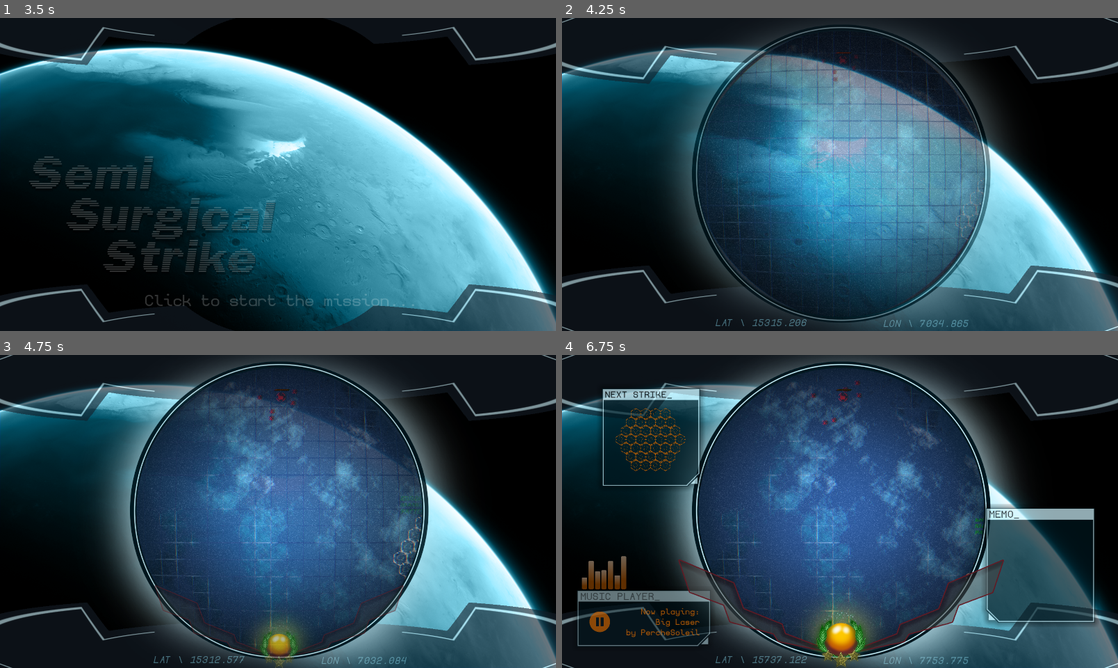
Above: before the commit, frames 1-4 (two rows, left to right).
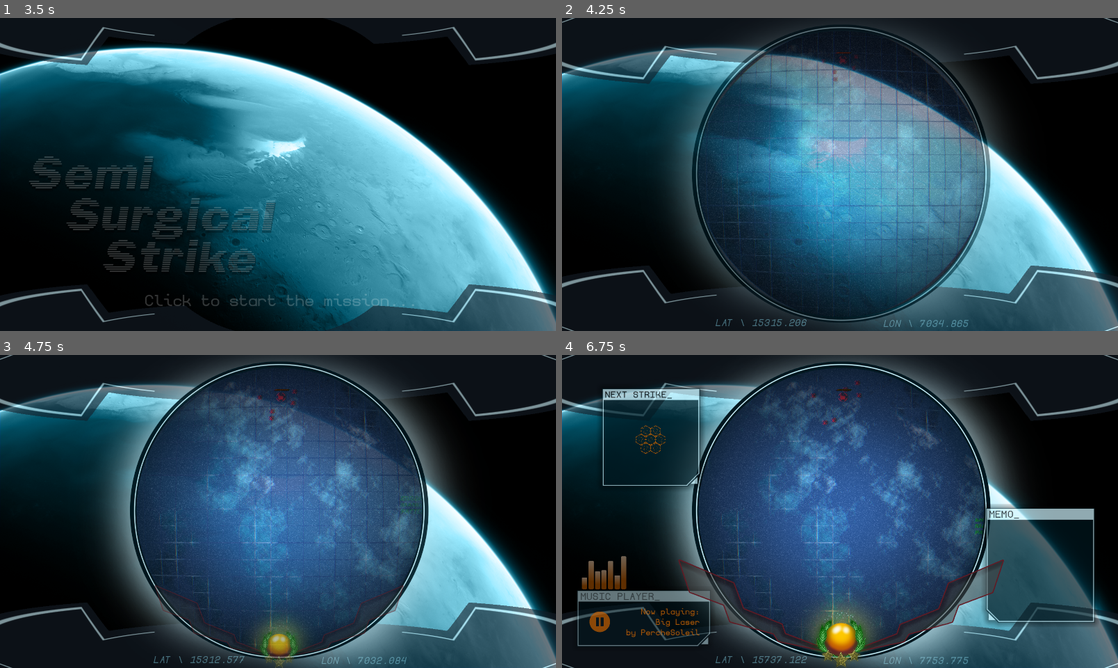
Above: after the commit, the same moments.

Repository: Rheyles/Semi-Surgical-Strike---GMTK2024
Game: Godot game, scene res://Scenes/main/main.tscn
The game is run twice, just before and just after one commit, with the same random seed, the same clock (stepped at 60 frames per second) and the same inputs.
Inputs (mouse positions are in pixels of both pictures, inside the frame that each line leads up to):
- Up to frame 1 (3.5 s): move the mouse to (400, 158) at 0.52 s; click (400, 158) at 0.6 s; move the mouse to (166, 190) at 1.27 s; click (166, 190) at 1.35 s; tap Enter at 2, 2.75 s; move the mouse to (333, 105) at 2.02 s; right-click (333, 105) at 2.1 s; click (333, 105) at 2.3 s; move the mouse to (250, 237) at 2.77 s; tap Mouse wheel down (Rotate_Down) at 2.85 s; click (250, 237) at 3.05 s
- Up to frame 2 (4.25 s): tap Enter at 3.5 s; move the mouse to (1006, 221) at 3.52 s; tap Mouse wheel up (Rotate_Up) at 3.6 s; click (1006, 221) at 3.8 s
- Up to frame 3 (4.75 s): move the mouse to (444, 558) at 4.27 s; click (444, 558) at 4.35 s
- Up to frame 4 (6.75 s): move the mouse to (1017, 558) at 5.02 s; click (1017, 558) at 5.1 s; tap Space at 5.75 s; move the mouse to (1012, 570) at 5.77 s; right-click (1012, 570) at 5.85 s; click (1012, 570) at 6.05 s; move the mouse to (1017, 583) at 6.52 s; tap Mouse wheel down (Rotate_Down) at 6.6 s

Frame 1 is identical in both runs. In frame 2, 0.1% of the frame differs, in the area x 70-76%, y 51-72%; in frame 3, 0.2%; in frame 4, 0.5%, in the area x 9-75%, y 16-72%.

Commit message:
add sound systeme for canon 1st step + first shoot is the little one

Diff:
--- a/Scenes/Canon/canon.gd
+++ b/Scenes/Canon/canon.gd
@@ -3,9 +3,15 @@
 @onready var click_timer = $ClickTimer
 @onready var error_text=$"Canon UI/Label"
 @onready var caution_text=$"Canon UI/Label2"
+@onready var sound_player=$AudioStreamPlayer
+
 @export var map_disto: ColorRect
 @export var laserLight : Light2D
 @export var next_pattern_visual : Control
+
+@export var canon_shoot_sound : Resource
+@export var canon_impact_sound : Resource
+@export var canon_reload_sound : Resource
 
 var canonNode_array = []
 
@@ -87,6 +93,7 @@
 				error_text.text = "... ERROR"
 			ready_to_shoot = true
 			reload_timer = 0
+			sound_play(canon_reload_sound)
 			for hex in canonNode_array.size():
 				canonNode_array[hex].get_node("Sprite2D").modulate = Color.WHITE
 
@@ -120,11 +127,12 @@
 
 func _CanonActivation():
 
-#VFX au clic :
+#VFX & SFX au clic :
 	EVENTS.emit_signal("set_shake")
 	var energy = get_tree().create_tween()
 	energy.tween_property(laserLight,"energy", 9.5,0.1)
 	energy.tween_property(laserLight,"energy", 0,0.2)
+	sound_play(canon_shoot_sound)
 
 #Setup et Delay avant le tir
 	move_tween.kill()
@@ -132,6 +140,7 @@
 	follow_mouse = false
 	await  get_tree().create_timer(impact_delay).timeout
 #Call activate canonNode shoot function
+	sound_play(canon_impact_sound)
 	for hex in canonNode_array.size():
 		if canonNode_array[hex].visible == true:
 			canonNode_array[hex].nodeShoot()
@@ -139,7 +148,6 @@
 	shader_disto_toggle(true)
 	error_text._start(2,6,false)
 	caution_text._start(2,6,false)
-#SFX
 
 # End state
 	follow_mouse = true;
@@ -204,6 +212,10 @@
 	EVENTS.start_battlefield.emit()
 	first_shoot = false
 
+func sound_play(stream : AudioStream):
+	sound_player.stream = stream
+	sound_player.play()
+
 #func upgrade_canon(level : int):
 	#if level == 1:
 		#for hex in canonNode_array.size():
--- a/Scenes/Canon/canon.tscn
+++ b/Scenes/Canon/canon.tscn
@@ -1,12 +1,18 @@
-[gd_scene load_steps=5 format=3 uid="uid://puw8u16e2oqa"]
+[gd_scene load_steps=8 format=3 uid="uid://puw8u16e2oqa"]
 
 [ext_resource type="Script" path="res://Scenes/Canon/canon.gd" id="1_djkmq"]
+[ext_resource type="AudioStream" uid="uid://c5qhh0g5nqdum" path="res://Ressources/Sounds/Placeholders/minecraft-fireworks.wav" id="2_df7xa"]
 [ext_resource type="PackedScene" uid="uid://cujjyy8hd6kjk" path="res://Scenes/Canon/canon_node.tscn" id="2_ukktj"]
 [ext_resource type="Script" path="res://Scenes/Canon/TextVFX.gd" id="3_3bues"]
 [ext_resource type="FontFile" uid="uid://bxno7c1h1ee5j" path="res://Ressources/Fonts/Linebeam.ttf" id="3_7fwto"]
+[ext_resource type="AudioStream" uid="uid://xi2rt3ax8cyk" path="res://Ressources/Sounds/Megaton Near 003.wav" id="3_c68wa"]
+[ext_resource type="AudioStream" uid="uid://dvkgim1xpsm0b" path="res://Ressources/Sounds/Placeholders/win.wav" id="4_2vr8l"]
 
 [node name="Canon" type="Node2D"]
 script = ExtResource("1_djkmq")
+canon_shoot_sound = ExtResource("2_df7xa")
+canon_impact_sound = ExtResource("3_c68wa")
+canon_reload_sound = ExtResource("4_2vr8l")
 
 [node name="Node_Container" type="Node2D" parent="."]
 z_index = 10
@@ -46,168 +52,198 @@
 offset_bottom = -55.0
 
 [node name="LaserNode8" parent="Node_Container" instance=ExtResource("2_ukktj")]
+visible = false
 offset_left = -475.0
 offset_right = -285.0
 
 [node name="LaserNode9" parent="Node_Container" instance=ExtResource("2_ukktj")]
+visible = false
 offset_left = -380.0
 offset_top = 55.0
 offset_right = -190.0
 offset_bottom = 275.0
 
 [node name="LaserNode10" parent="Node_Container" instance=ExtResource("2_ukktj")]
+visible = false
 offset_left = -380.0
 offset_top = -275.0
 offset_right = -190.0
 offset_bottom = -55.0
 
 [node name="LaserNode11" parent="Node_Container" instance=ExtResource("2_ukktj")]
+visible = false
 offset_left = 190.0
 offset_top = -275.0
 offset_right = 380.0
 offset_bottom = -53.0
 
 [node name="LaserNode12" parent="Node_Container" instance=ExtResource("2_ukktj")]
+visible = false
 offset_left = 190.0
 offset_top = 55.0
 offset_right = 380.0
 offset_bottom = 275.0
 
 [node name="LaserNode13" parent="Node_Container" instance=ExtResource("2_ukktj")]
+visible = false
 offset_left = 285.0
 offset_right = 475.0
 
 [node name="LaserNode14" parent="Node_Container" instance=ExtResource("2_ukktj")]
+visible = false
 offset_top = -440.0
 offset_bottom = -220.0
 
 [node name="LaserNode15" parent="Node_Container" instance=ExtResource("2_ukktj")]
+visible = false
 offset_left = 95.0
 offset_top = -440.0
 offset_right = 285.0
 offset_bottom = -220.0
 
 [node name="LaserNode16" parent="Node_Container" instance=ExtResource("2_ukktj")]
+visible = false
 offset_left = -285.0
 offset_top = -440.0
 offset_right = -95.0
 offset_bottom = -220.0
 
 [node name="LaserNode17" parent="Node_Container" instance=ExtResource("2_ukktj")]
+visible = false
 offset_top = 220.0
 offset_bottom = 440.0
 
 [node name="LaserNode18" parent="Node_Container" instance=ExtResource("2_ukktj")]
+visible = false
 offset_left = 95.0
 offset_top = 220.0
 offset_right = 285.0
 offset_bottom = 440.0
 
 [node name="LaserNode19" parent="Node_Container" instance=ExtResource("2_ukktj")]
+visible = false
 offset_left = -285.0
 offset_top = 220.0
 offset_right = -95.0
 offset_bottom = 440.0
 
 [node name="LaserNode20" parent="Node_Container" instance=ExtResource("2_ukktj")]
+visible = false
 offset_left = -665.0
 offset_right = -475.0
 
 [node name="LaserNode21" parent="Node_Container" instance=ExtResource("2_ukktj")]
+visible = false
 offset_left = -570.0
 offset_top = 55.0
 offset_right = -380.0
 offset_bottom = 275.0
 
 [node name="LaserNode22" parent="Node_Container" instance=ExtResource("2_ukktj")]
+visible = false
 offset_left = -570.0
 offset_top = -275.0
 offset_right = -380.0
 offset_bottom = -55.0
 
 [node name="LaserNode23" parent="Node_Container" instance=ExtResource("2_ukktj")]
+visible = false
 offset_left = -475.0
 offset_top = -440.0
 offset_right = -285.0
 offset_bottom = -220.0
 
 [node name="LaserNode24" parent="Node_Container" instance=ExtResource("2_ukktj")]
+visible = false
 offset_left = -475.0
 offset_top = 220.0
 offset_right = -285.0
 offset_bottom = 440.0
 
 [node name="LaserNode25" parent="Node_Container" instance=ExtResource("2_ukktj")]
+visible = false
 offset_left = 380.0
 offset_top = -275.0
 offset_right = 570.0
 offset_bottom = -53.0
 
 [node name="LaserNode26" parent="Node_Container" instance=ExtResource("2_ukktj")]
+visible = false
 offset_left = 380.0
 offset_top = 55.0
 offset_right = 570.0
 offset_bottom = 275.0
 
 [node name="LaserNode27" parent="Node_Container" instance=ExtResource("2_ukktj")]
+visible = false
 offset_left = 475.0
 offset_right = 665.0
 
 [node name="LaserNode28" parent="Node_Container" instance=ExtResource("2_ukktj")]
+visible = false
 offset_left = 285.0
 offset_top = -440.0
 offset_right = 475.0
 offset_bottom = -220.0
 
 [node name="LaserNode29" parent="Node_Container" instance=ExtResource("2_ukktj")]
+visible = false
 offset_left = 285.0
 offset_top = 220.0
 offset_right = 475.0
 offset_bottom = 440.0
 
 [node name="LaserNode30" parent="Node_Container" instance=ExtResource("2_ukktj")]
+visible = false
 offset_left = 0.0
 offset_top = 385.0
 offset_right = 190.0
 offset_bottom = 605.0
 
 [node name="LaserNode31" parent="Node_Container" instance=ExtResource("2_ukktj")]
+visible = false
 offset_left = -190.0
 offset_top = 385.0
 offset_right = 0.0
 offset_bottom = 605.0
 
 [node name="LaserNode32" parent="Node_Container" instance=ExtResource("2_ukktj")]
+visible = false
 offset_left = -380.0
 offset_top = 385.0
 offset_right = -190.0
 offset_bottom = 605.0
 
 [node name="LaserNode33" parent="Node_Container" instance=ExtResource("2_ukktj")]
+visible = false
 offset_left = 190.0
 offset_top = 385.0
 offset_right = 380.0
 offset_bottom = 605.0
 
 [node name="LaserNode34" parent="Node_Container" instance=ExtResource("2_ukktj")]
+visible = false
 offset_left = 0.0
 offset_top = -605.0
 offset_right = 190.0
 offset_bottom = -385.0
 
 [node name="LaserNode35" parent="Node_Container" instance=ExtResource("2_ukktj")]
+visible = false
 offset_left = -190.0
 offset_top = -605.0
 offset_right = 0.0
 offset_bottom = -385.0
 
 [node name="LaserNode36" parent="Node_Container" instance=ExtResource("2_ukktj")]
+visible = false
 offset_left = -380.0
 offset_top = -605.0
 offset_right = -190.0
 offset_bottom = -385.0
 
 [node name="LaserNode37" parent="Node_Container" instance=ExtResource("2_ukktj")]
+visible = false
 offset_left = 190.0
 offset_top = -605.0
 offset_right = 380.0
@@ -215,6 +251,9 @@
 
 [node name="ClickTimer" type="Timer" parent="."]
 wait_time = 0.3
+
+[node name="AudioStreamPlayer" type="AudioStreamPlayer" parent="."]
+volume_db = -2.644
 
 [node name="Canon UI" type="Control" parent="."]
 layout_mode = 3
--- a/Scenes/Next_pattern_visual/next_pattern_visual.tscn
+++ b/Scenes/Next_pattern_visual/next_pattern_visual.tscn
@@ -52,169 +52,199 @@
 offset_bottom = -55.0
 
 [node name="LaserNode8" parent="Node_Container" instance=ExtResource("1_6uye3")]
+visible = false
 offset_left = -475.0
 offset_right = -285.0
 
 [node name="LaserNode9" parent="Node_Container" instance=ExtResource("1_6uye3")]
+visible = false
 offset_left = -380.0
 offset_top = 55.0
 offset_right = -190.0
 offset_bottom = 275.0
 
 [node name="LaserNode10" parent="Node_Container" instance=ExtResource("1_6uye3")]
+visible = false
 offset_left = -380.0
 offset_top = -275.0
 offset_right = -190.0
 offset_bottom = -55.0
 
 [node name="LaserNode11" parent="Node_Container" instance=ExtResource("1_6uye3")]
+visible = false
 offset_left = 190.0
 offset_top = -275.0
 offset_right = 380.0
 offset_bottom = -53.0
 
 [node name="LaserNode12" parent="Node_Container" instance=ExtResource("1_6uye3")]
+visible = false
 offset_left = 190.0
 offset_top = 55.0
 offset_right = 380.0
 offset_bottom = 275.0
 
 [node name="LaserNode13" parent="Node_Container" instance=ExtResource("1_6uye3")]
+visible = false
 offset_left = 285.0
 offset_right = 475.0
 
 [node name="LaserNode14" parent="Node_Container" instance=ExtResource("1_6uye3")]
+visible = false
 offset_top = -440.0
 offset_bottom = -220.0
 
 [node name="LaserNode15" parent="Node_Container" instance=ExtResource("1_6uye3")]
+visible = false
 offset_left = 95.0
 offset_top = -440.0
 offset_right = 285.0
 offset_bottom = -220.0
 
 [node name="LaserNode16" parent="Node_Container" instance=ExtResource("1_6uye3")]
+visible = false
 offset_left = -285.0
 offset_top = -440.0
 offset_right = -95.0
 offset_bottom = -220.0
 
 [node name="LaserNode17" parent="Node_Container" instance=ExtResource("1_6uye3")]
+visible = false
 offset_top = 220.0
 offset_bottom = 440.0
 
 [node name="LaserNode18" parent="Node_Container" instance=ExtResource("1_6uye3")]
+visible = false
 offset_left = 95.0
 offset_top = 220.0
 offset_right = 285.0
 offset_bottom = 440.0
 
 [node name="LaserNode19" parent="Node_Container" instance=ExtResource("1_6uye3")]
+visible = false
 offset_left = -285.0
 offset_top = 220.0
 offset_right = -95.0
 offset_bottom = 440.0
 
 [node name="LaserNode20" parent="Node_Container" instance=ExtResource("1_6uye3")]
+visible = false
 offset_left = -665.0
 offset_right = -475.0
 
 [node name="LaserNode21" parent="Node_Container" instance=ExtResource("1_6uye3")]
+visible = false
 offset_left = -570.0
 offset_top = 55.0
 offset_right = -380.0
 offset_bottom = 275.0
 
 [node name="LaserNode22" parent="Node_Container" instance=ExtResource("1_6uye3")]
+visible = false
 offset_left = -570.0
 offset_top = -275.0
 offset_right = -380.0
 offset_bottom = -55.0
 
 [node name="LaserNode23" parent="Node_Container" instance=ExtResource("1_6uye3")]
+visible = false
 offset_left = -475.0
 offset_top = -440.0
 offset_right = -285.0
 offset_bottom = -220.0
 
 [node name="LaserNode24" parent="Node_Container" instance=ExtResource("1_6uye3")]
+visible = false
 offset_left = -475.0
 offset_top = 220.0
 offset_right = -285.0
 offset_bottom = 440.0
 
 [node name="LaserNode25" parent="Node_Container" instance=ExtResource("1_6uye3")]
+visible = false
 offset_left = 380.0
 offset_top = -275.0
 offset_right = 570.0
 offset_bottom = -53.0
 
 [node name="LaserNode26" parent="Node_Container" instance=ExtResource("1_6uye3")]
+visible = false
 offset_left = 380.0
 offset_top = 55.0
 offset_right = 570.0
 offset_bottom = 275.0
 
 [node name="LaserNode27" parent="Node_Container" instance=ExtResource("1_6uye3")]
+visible = false
 offset_left = 475.0
 offset_right = 665.0
 
 [node name="LaserNode28" parent="Node_Container" instance=ExtResource("1_6uye3")]
+visible = false
 offset_left = 285.0
 offset_top = -440.0
 offset_right = 475.0
 offset_bottom = -220.0
 
 [node name="LaserNode29" parent="Node_Container" instance=ExtResource("1_6uye3")]
+visible = false
 offset_left = 285.0
 offset_top = 220.0
 offset_right = 475.0
 offset_bottom = 440.0
 
 [node name="LaserNode30" parent="Node_Container" instance=ExtResource("1_6uye3")]
+visible = false
 offset_left = 0.0
 offset_top = 385.0
 offset_right = 190.0
 offset_bottom = 605.0
 
 [node name="LaserNode31" parent="Node_Container" instance=ExtResource("1_6uye3")]
+visible = false
 offset_left = -190.0
 offset_top = 385.0
 offset_right = 0.0
 offset_bottom = 605.0
 
 [node name="LaserNode32" parent="Node_Container" instance=ExtResource("1_6uye3")]
+visible = false
 offset_left = -380.0
 offset_top = 385.0
 offset_right = -190.0
 offset_bottom = 605.0
 
 [node name="LaserNode33" parent="Node_Container" instance=ExtResource("1_6uye3")]
+visible = false
 offset_left = 190.0
 offset_top = 385.0
 offset_right = 380.0
 offset_bottom = 605.0
 
 [node name="LaserNode34" parent="Node_Container" instance=ExtResource("1_6uye3")]
+visible = false
 offset_left = 0.0
 offset_top = -605.0
 offset_right = 190.0
 offset_bottom = -385.0
 
 [node name="LaserNode35" parent="Node_Container" instance=ExtResource("1_6uye3")]
+visible = false
 offset_left = -190.0
 offset_top = -605.0
 offset_right = 0.0
 offset_bottom = -385.0
 
 [node name="LaserNode36" parent="Node_Container" instance=ExtResource("1_6uye3")]
+visible = false
 offset_left = -380.0
 offset_top = -605.0
 offset_right = -190.0
 offset_bottom = -385.0
 
 [node name="LaserNode37" parent="Node_Container" instance=ExtResource("1_6uye3")]
-offset_left = 190.0
-offset_top = -605.0
-offset_right = 380.0
-offset_bottom = -385.0
+visible = false
+offset_left = 190.0
+offset_top = -605.0
+offset_right = 380.0
+offset_bottom = -385.0
--- a/Scenes/main/main.tscn
+++ b/Scenes/main/main.tscn
@@ -2074,10 +2074,10 @@
 anchor_top = 0.5
 anchor_right = 0.5
 anchor_bottom = 0.5
-offset_left = 91.0
-offset_top = 459.0
-offset_right = 945.001
-offset_bottom = 945.0
+offset_left = 2971.0
+offset_top = 2079.0
+offset_right = 3825.0
+offset_bottom = 2565.0
 grow_horizontal = 2
 grow_vertical = 2
 theme_override_colors/font_shadow_color = Color(0, 0, 0, 1)
@@ -2125,4 +2125,5 @@
 
 [node name="MusicPlayer" type="AudioStreamPlayer" parent="."]
 stream = ExtResource("34_se7s8")
-bus = &"Music"
+max_polyphony = 3
+bus = &"Sounds"
--- a/Scenes/menu/end_menu.tscn
+++ b/Scenes/menu/end_menu.tscn
@@ -7,6 +7,72 @@
 [ext_resource type="FontFile" uid="uid://bxno7c1h1ee5j" path="res://Ressources/Fonts/Linebeam.ttf" id="4_si5b4"]
 [ext_resource type="FontFile" uid="uid://dn3uk4r35blam" path="res://Ressources/Fonts/BorgenBold.ttf" id="5_ob026"]
 [ext_resource type="Texture2D" uid="uid://byo108b83wae" path="res://Ressources/Sprites/Battleground/window.png" id="6_itldd"]
+
+[sub_resource type="Animation" id="Animation_hq6wb"]
+length = 0.001
+tracks/0/type = "value"
+tracks/0/imported = false
+tracks/0/enabled = true
+tracks/0/path = NodePath("UI/Base/Title:modulate")
+tracks/0/interp = 1
+tracks/0/loop_wrap = true
+tracks/0/keys = {
+"times": PackedFloat32Array(0),
+"transitions": PackedFloat32Array(1),
+"update": 0,
+"values": [Color(1, 1, 1, 1)]
+}
+tracks/1/type = "value"
+tracks/1/imported = false
+tracks/1/enabled = true
+tracks/1/path = NodePath("UI/Base/SubTitle:modulate")
+tracks/1/interp = 1
+tracks/1/loop_wrap = true
+tracks/1/keys = {
+"times": PackedFloat32Array(0),
+"transitions": PackedFloat32Array(1),
+"update": 0,
+"values": [Color(1, 1, 1, 1)]
+}
+tracks/2/type = "value"
+tracks/2/imported = false
+tracks/2/enabled = true
+tracks/2/path = NodePath("UI/Base/PresstoStart:modulate")
+tracks/2/interp = 1
+tracks/2/loop_wrap = true
+tracks/2/keys = {
+"times": PackedFloat32Array(0),
+"transitions": PackedFloat32Array(1),
+"update": 0,
+"values": [Color(1, 1, 1, 1)]
+}
+tracks/3/type = "value"
+tracks/3/imported = false
+tracks/3/enabled = true
+tracks/3/path = NodePath("UI/ColorRect:color")
+tracks/3/interp = 1
+tracks/3/loop_wrap = true
+tracks/3/keys = {
+"times": PackedFloat32Array(0),
+"transitions": PackedFloat32Array(1),
+"update": 0,
+"values": [Color(0, 0, 0, 0)]
+}
+
+[sub_resource type="Animation" id="Animation_12vyq"]
+resource_name = "end"
+tracks/0/type = "value"
+tracks/0/imported = false
+tracks/0/enabled = true
+tracks/0/path = NodePath("UI/ColorRect:color")
+tracks/0/interp = 1
+tracks/0/loop_wrap = true
+tracks/0/keys = {
+"times": PackedFloat32Array(0, 1),
+"transitions": PackedFloat32Array(1, 1),
+"update": 0,
+"values": [Color(0, 0, 0, 0), Color(0, 0, 0, 1)]
+}
 
 [sub_resource type="Animation" id="Animation_kbyoc"]
 resource_name = "start"
@@ -76,72 +142,6 @@
 }]
 }
 
-[sub_resource type="Animation" id="Animation_hq6wb"]
-length = 0.001
-tracks/0/type = "value"
-tracks/0/imported = false
-tracks/0/enabled = true
-tracks/0/path = NodePath("UI/Base/Title:modulate")
-tracks/0/interp = 1
-tracks/0/loop_wrap = true
-tracks/0/keys = {
-"times": PackedFloat32Array(0),
-"transitions": PackedFloat32Array(1),
-"update": 0,
-"values": [Color(1, 1, 1, 1)]
-}
-tracks/1/type = "value"
-tracks/1/imported = false
-tracks/1/enabled = true
-tracks/1/path = NodePath("UI/Base/SubTitle:modulate")
-tracks/1/interp = 1
-tracks/1/loop_wrap = true
-tracks/1/keys = {
-"times": PackedFloat32Array(0),
-"transitions": PackedFloat32Array(1),
-"update": 0,
-"values": [Color(1, 1, 1, 1)]
-}
-tracks/2/type = "value"
-tracks/2/imported = false
-tracks/2/enabled = true
-tracks/2/path = NodePath("UI/Base/PresstoStart:modulate")
-tracks/2/interp = 1
-tracks/2/loop_wrap = true
-tracks/2/keys = {
-"times": PackedFloat32Array(0),
-"transitions": PackedFloat32Array(1),
-"update": 0,
-"values": [Color(1, 1, 1, 1)]
-}
-tracks/3/type = "value"
-tracks/3/imported = false
-tracks/3/enabled = true
-tracks/3/path = NodePath("UI/ColorRect:color")
-tracks/3/interp = 1
-tracks/3/loop_wrap = true
-tracks/3/keys = {
-"times": PackedFloat32Array(0),
-"transitions": PackedFloat32Array(1),
-"update": 0,
-"values": [Color(0, 0, 0, 0)]
-}
-
-[sub_resource type="Animation" id="Animation_12vyq"]
-resource_name = "end"
-tracks/0/type = "value"
-tracks/0/imported = false
-tracks/0/enabled = true
-tracks/0/path = NodePath("UI/ColorRect:color")
-tracks/0/interp = 1
-tracks/0/loop_wrap = true
-tracks/0/keys = {
-"times": PackedFloat32Array(0, 1),
-"transitions": PackedFloat32Array(1, 1),
-"update": 0,
-"values": [Color(0, 0, 0, 0), Color(0, 0, 0, 1)]
-}
-
 [sub_resource type="AnimationLibrary" id="AnimationLibrary_gps5l"]
 _data = {
 "RESET": SubResource("Animation_hq6wb"),
@@ -158,6 +158,57 @@
 
 [sub_resource type="FontVariation" id="FontVariation_tl4wv"]
 base_font = ExtResource("5_ob026")
+
+[sub_resource type="Animation" id="Animation_xi5k6"]
+length = 0.001
+tracks/0/type = "value"
+tracks/0/imported = false
+tracks/0/enabled = true
+tracks/0/path = NodePath(".:size")
+tracks/0/interp = 1
+tracks/0/loop_wrap = true
+tracks/0/keys = {
+"times": PackedFloat32Array(0),
+"transitions": PackedFloat32Array(1),
+"update": 0,
+"values": [Vector2(1358, 585)]
+}
+tracks/1/type = "value"
+tracks/1/imported = false
+tracks/1/enabled = true
+tracks/1/path = NodePath(".:modulate")
+tracks/1/interp = 1
+tracks/1/loop_wrap = true
+tracks/1/keys = {
+"times": PackedFloat32Array(0),
+"transitions": PackedFloat32Array(1),
+"update": 0,
+"values": [Color(1, 1, 1, 0.694118)]
+}
+tracks/2/type = "value"
+tracks/2/imported = false
+tracks/2/enabled = true
+tracks/2/path = NodePath("Content:modulate")
+tracks/2/interp = 1
+tracks/2/loop_wrap = true
+tracks/2/keys = {
+"times": PackedFloat32Array(0),
+"transitions": PackedFloat32Array(1),
+"update": 0,
+"values": [Color(1, 1, 1, 1)]
+}
+tracks/3/type = "value"
+tracks/3/imported = false
+tracks/3/enabled = true
+tracks/3/path = NodePath(".:visible")
+tracks/3/interp = 1
+tracks/3/loop_wrap = true
+tracks/3/keys = {
+"times": PackedFloat32Array(0),
+"transitions": PackedFloat32Array(1),
+"update": 1,
+"values": [true]
+}
 
 [sub_resource type="Animation" id="Animation_7ltui"]
 resource_name = "appear"
@@ -211,57 +262,6 @@
 "values": [true]
 }
 
-[sub_resource type="Animation" id="Animation_xi5k6"]
-length = 0.001
-tracks/0/type = "value"
-tracks/0/imported = false
-tracks/0/enabled = true
-tracks/0/path = NodePath(".:size")
-tracks/0/interp = 1
-tracks/0/loop_wrap = true
-tracks/0/keys = {
-"times": PackedFloat32Array(0),
-"transitions": PackedFloat32Array(1),
-"update": 0,
-"values": [Vector2(1358, 585)]
-}
-tracks/1/type = "value"
-tracks/1/imported = false
-tracks/1/enabled = true
-tracks/1/path = NodePath(".:modulate")
-tracks/1/interp = 1
-tracks/1/loop_wrap = true
-tracks/1/keys = {
-"times": PackedFloat32Array(0),
-"transitions": PackedFloat32Array(1),
-"update": 0,
-"values": [Color(1, 1, 1, 0.694118)]
-}
-tracks/2/type = "value"
-tracks/2/imported = false
-tracks/2/enabled = true
-tracks/2/path = NodePath("Content:modulate")
-tracks/2/interp = 1
-tracks/2/loop_wrap = true
-tracks/2/keys = {
-"times": PackedFloat32Array(0),
-"transitions": PackedFloat32Array(1),
-"update": 0,
-"values": [Color(1, 1, 1, 1)]
-}
-tracks/3/type = "value"
-tracks/3/imported = false
-tracks/3/enabled = true
-tracks/3/path = NodePath(".:visible")
-tracks/3/interp = 1
-tracks/3/loop_wrap = true
-tracks/3/keys = {
-"times": PackedFloat32Array(0),
-"transitions": PackedFloat32Array(1),
-"update": 1,
-"values": [true]
-}
-
 [sub_resource type="AnimationLibrary" id="AnimationLibrary_jrvry"]
 _data = {
 "RESET": SubResource("Animation_xi5k6"),
@@ -385,10 +385,10 @@
 anchor_top = 0.5
 anchor_right = 0.5
 anchor_bottom = 0.5
-offset_left = 281.0
-offset_top = 317.0
-offset_right = 1639.0
-offset_bottom = 902.0
+offset_left = 1241.0
+offset_top = 857.0
+offset_right = 2599.0
+offset_bottom = 1442.0
 grow_horizontal = 2
 grow_vertical = 2
 texture = ExtResource("6_itldd")
Not shown, added: Ressources/Sounds/Megaton Near 003.wav.import
Not shown, added: Ressources/Sounds/Placeholders/minecraft-fireworks.wav.import
Not shown, changed: Ressources/Sounds/Placeholders/peacock_chirp.ogg.import
Not shown, added: Ressources/Sounds/Placeholders/rocket.wav.import
Not shown, added: Ressources/Sounds/Megaton Near 003.wav
Not shown, added: Ressources/Sounds/Placeholders/minecraft-fireworks.wav
Not shown, added: Ressources/Sounds/Placeholders/rocket.wav
